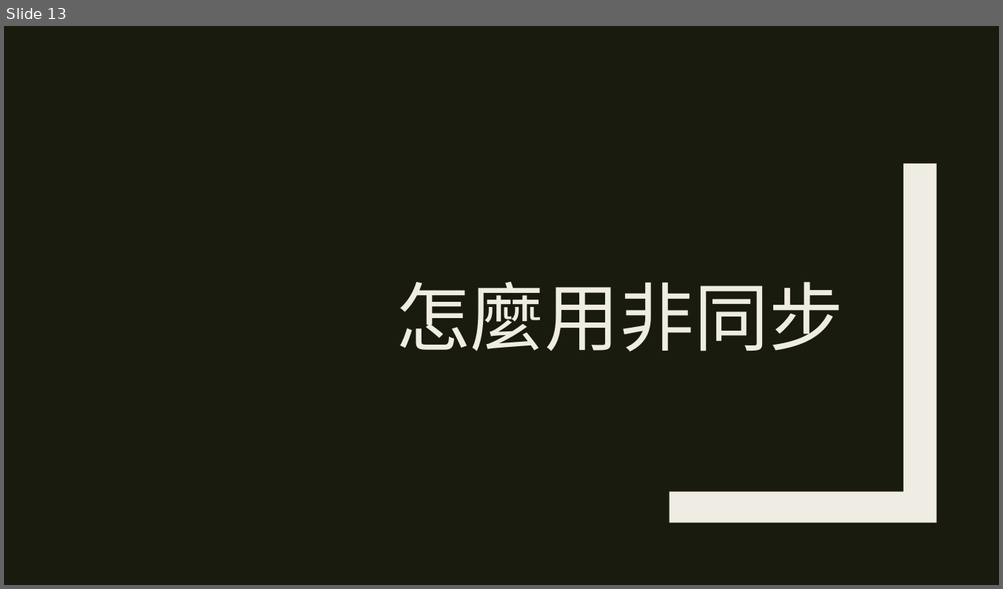
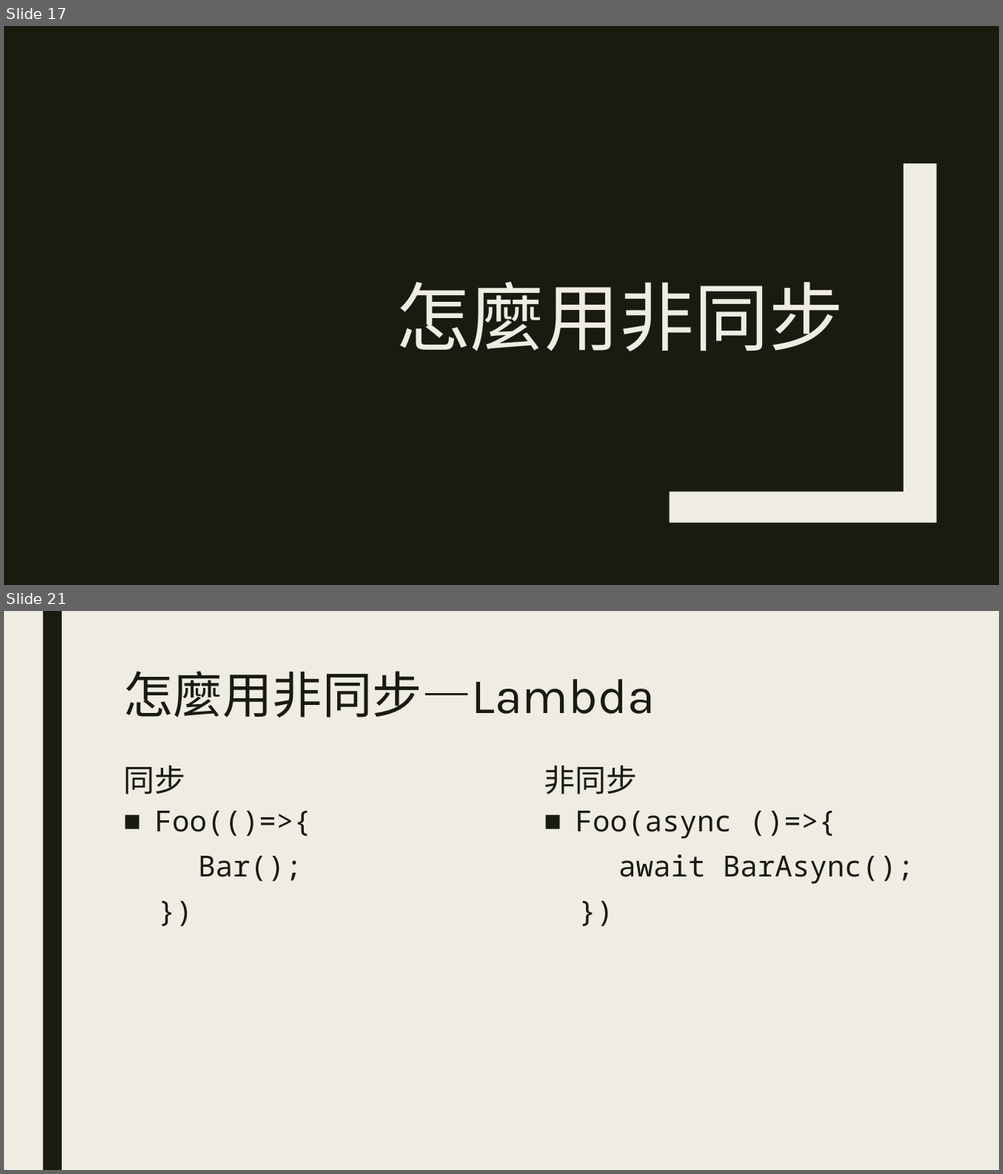
Before and after one commit to ryans610/.NET-Async-Basic, a slide deck: .NET非同步入門.pptx. Shown one above the other, each under a label of ours: slide 13 before the commit, slides 17 and 21 after it; the slides between them are not shown. The pictures are 1003x589 and 1003x1174 pixels, drawn with LibreOffice and Linux fonts; fonts in the diff are those of the drawing. Boxes give left, top, right and bottom in pixels: in the first picture for what was removed or moved away, otherwise in the second. Text is boxed around its words. In the diff, an @@ line names an element or a change of style, - is before the commit and + after.

```diff
--- a/.NET非同步入門.pptx
+++ b/.NET非同步入門.pptx
@@ slide 21 added at <box>4,611,999,1170</box>, background #EFEDE3 @@
@@ rectangle added at <box>42,611,62,1170</box>, fill #191B0E @@
@@ title added at <box>123,671,654,718</box>, 48 pt, text #191B0E @@
+怎麼用非同步—Lambda
@@ text added at <box>123,765,185,795</box>, 30 pt, text #191B0E @@
+同步
@@ text added at <box>543,765,637,795</box>, 30 pt, text #191B0E @@
+非同步
@@ text added at <box>155,811,311,882</box>, 28 pt, text #191B0E @@
+■ Foo(()=>{
+Bar();
+})
@@ text added at <box>575,811,913,884</box>, 28 pt, text #191B0E @@
+■ Foo(async ()=>{
+await BarAsync();
+})
@@ what was slide 13 is now slide 17 @@
```
Also in this commit, not shown: 5 slides changed, 13 other slides added, 2 slides removed, 4 other files.
